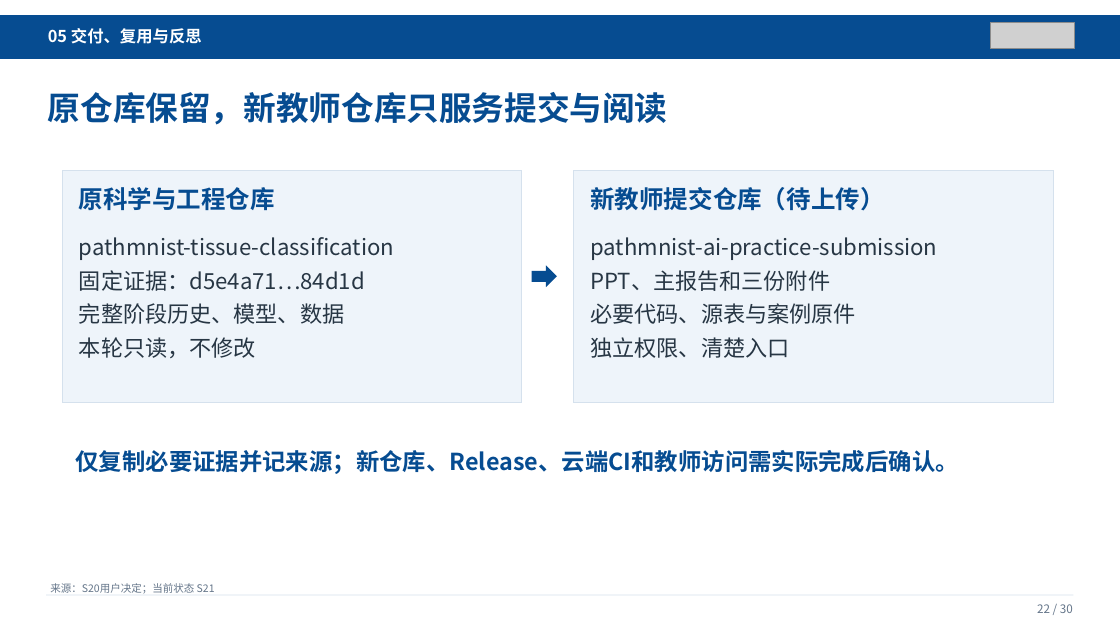
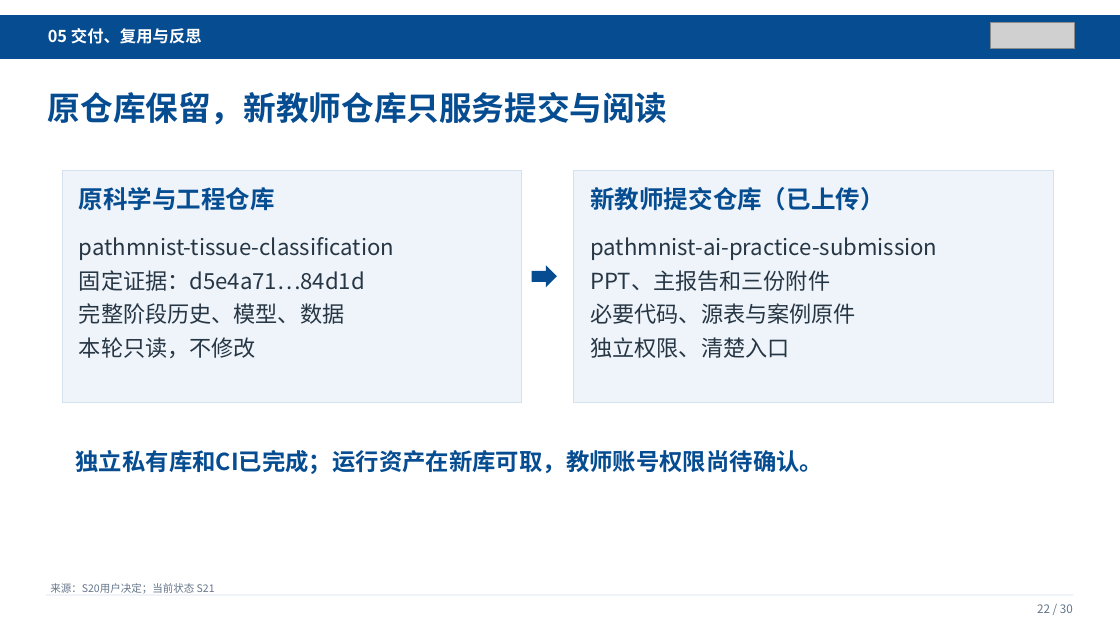
Before and after one commit to Wenhow1/pathmnist-ai-practice-submission, a slide deck: slide 22 of presentation/PathMNIST_AI工程实践汇报_教师提交版.pptx. Drawn at 1120x630 pixels with LibreOffice and Linux fonts; fonts in the diff are those of the drawing; grey boxes stand for pictures. Boxes give left, top, right and bottom in pixels: in the first picture for what was removed or moved away, otherwise in the second. Text is boxed around its words. In the diff, an @@ line names an element or a change of style, - is before the commit and + after.

```diff
--- a/presentation/PathMNIST_AI工程实践汇报_教师提交版.pptx
+++ b/presentation/PathMNIST_AI工程实践汇报_教师提交版.pptx
@@ text at (591, 187, 885, 211): text changed @@
-新教师提交仓库（待上传）
+新教师提交仓库（已上传）
@@ text at (76, 450, 824, 474): text changed @@
-仅复制必要证据并记来源；新仓库、Release、云端CI和教师访问需实际完成后确认。
+独立私有库和CI已完成；运行资产在新库可取，教师账号权限尚待确认。
```
Also in this commit, not shown: 3 other slides changed, 47 other files.
